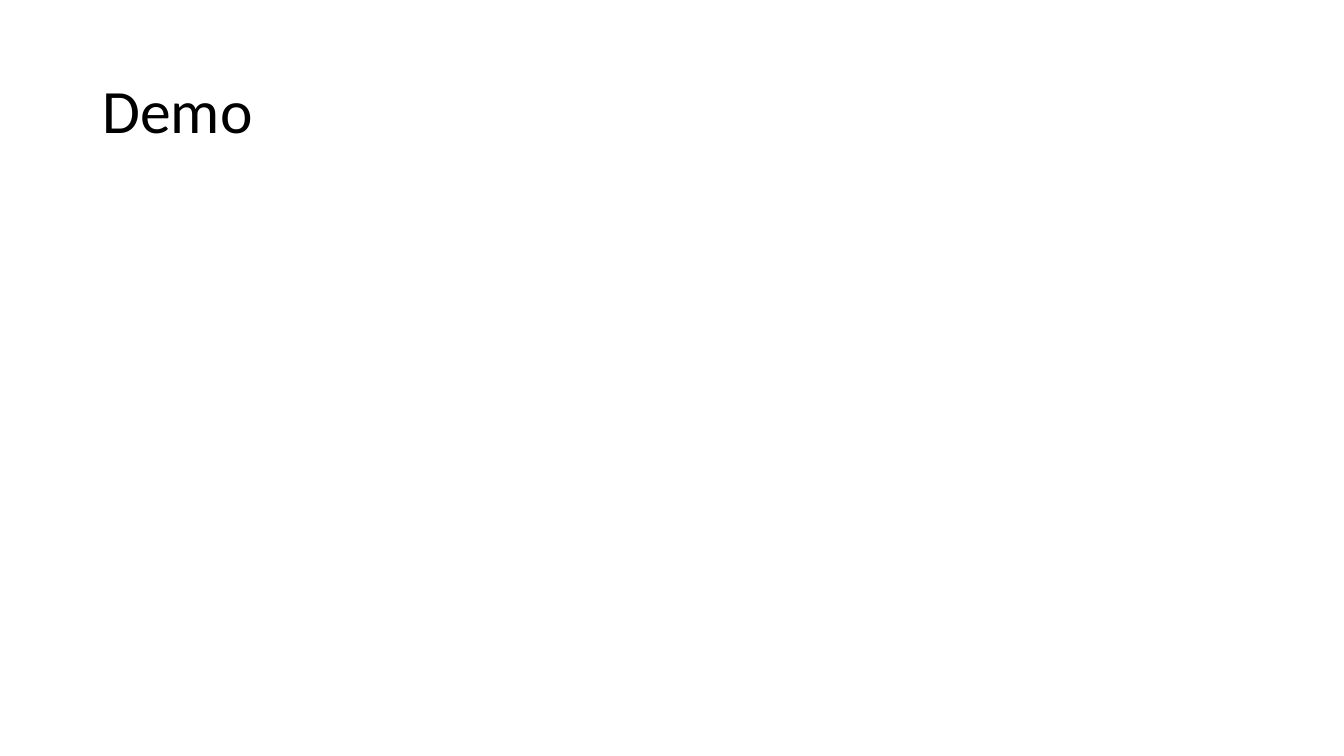
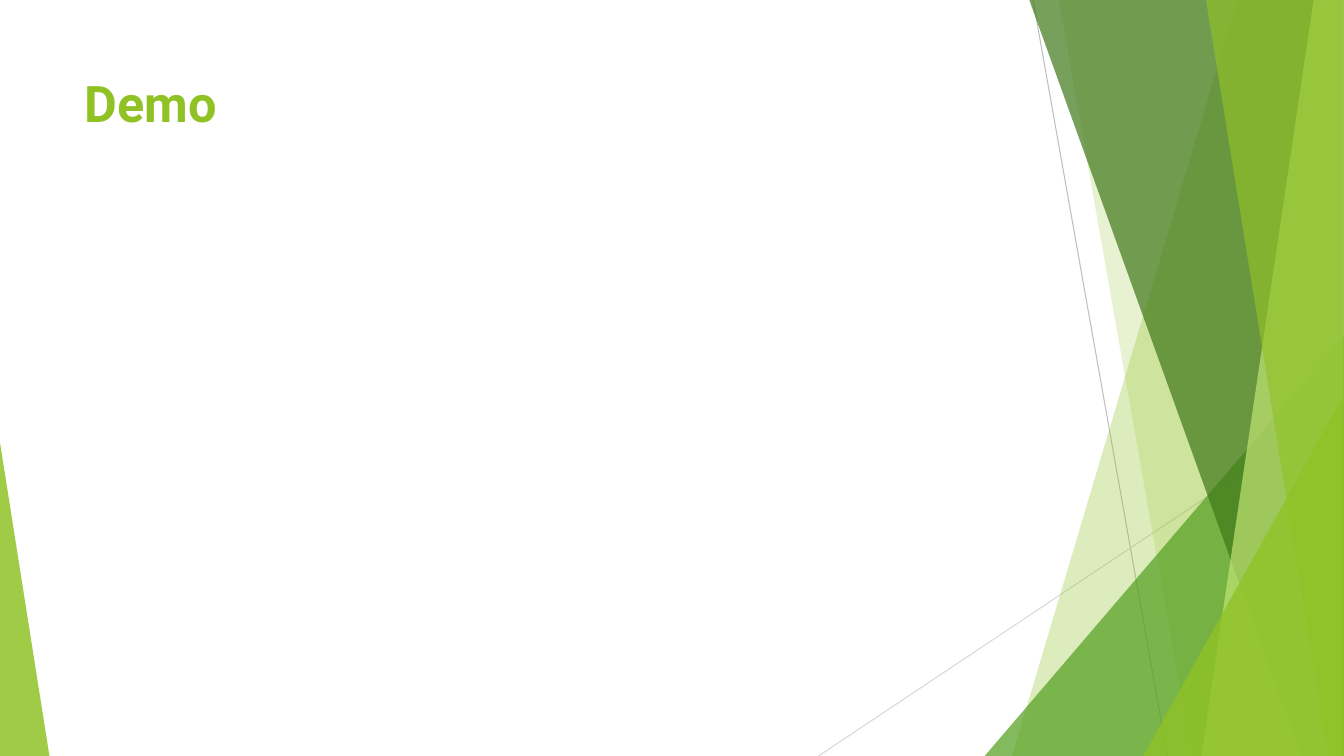
Before and after one commit to ChrisJamison/design_pattern, a slide deck: slide 13 of Báo cáo cuối kỳ/1. Abstract Fatory/Slide.pptx (slide 10 before the commit). Drawn at 1344x756 pixels with LibreOffice and Linux fonts; fonts in the diff are those of the drawing. Boxes give left, top, right and bottom in pixels: in the first picture for what was removed or moved away, otherwise in the second. Text is boxed around its words. In the diff, an @@ line names an element or a change of style, - is before the commit and + after.

```diff
--- a/Báo cáo cuối kỳ/1. Abstract Fatory/Slide.pptx
+++ b/Báo cáo cuối kỳ/1. Abstract Fatory/Slide.pptx
@@ title "Demo": place and size @@
-title "Demo" at <box>102,93,252,134</box>
+title "Demo" at <box>85,86,217,123</box>
@@ title "Demo" at <box>85,86,217,123</box>: size 44 to 36 pt, font Calibri to Roboto, text colour #000000 to #90C226, bold on; line spacing 0.9 to 1; vertical alignment middle to top @@
@@ group added at <box>0,0,1344,756</box>: 5 freeform shapes, 3 triangles, 2 lines @@
```
Also in this commit, not shown: 7 other slides changed, 5 slides added, 3 slides removed, 1 other file.
